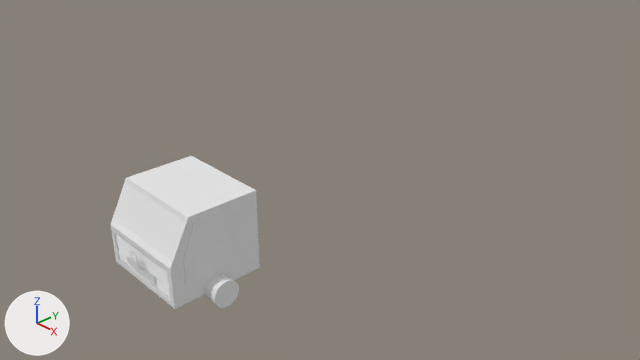
A saved change to the Blender file camion_bomberos.blend.
Rendered twice from the file's camera 'Camera'. Arrows for +X, +Y and +Z are at lower left; the lights stay in place.
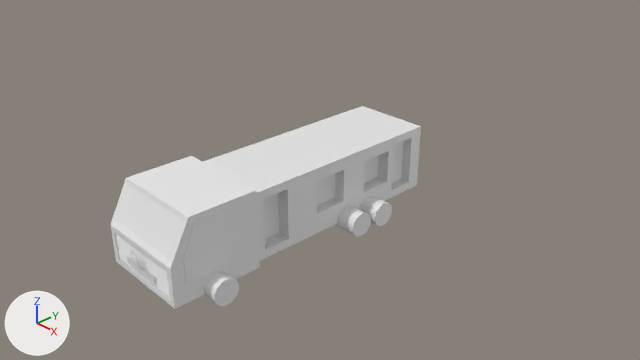
What the commit changed:
Mesh me_cube_003 is new.
It has 1696 vertices, 1556 faces and spans x -1.0..1.0, y -1.0..1.0, z -1.0..1.0.
Object 'Cylinder' (ob_cylinder) moves from (0.04, -2.14, -0.18) to (0.04, -2.14, -0.15).
Object 'Cube.003' (ob_cube_003) is new; it shows me_cube_003.
Its location is (0.01, 0.4, 0.36).
Its scale is (0.676, 1.83, 0.553).
Object 'Cylinder.001' (ob_cylinder_001) is new; it shows a copy of the mesh of ob_cylinder.
Its location is (0.04, 0.46, -0.15).
Its rotation in degrees is (0, 90, 0).
Its scale is (0.2, 0.2, 1.0).
Object 'Cylinder.002' (ob_cylinder_002) is new; it shows a copy of the mesh of ob_cylinder.
Its location is (0.04, 0.97, -0.16).
Its rotation in degrees is (0, 90, 0).
Its scale is (0.2, 0.2, 1.0).

Changed parts and their boxes [x1, y1, x2, y2] in the pictures (640 x 360 px):
'Cube.003', added: after [203, 106, 421, 261]
'Cylinder', moved: before [203, 273, 239, 308]; after [204, 271, 239, 306]
'Cylinder.001', added: after [335, 205, 371, 237]
'Cylinder.002', added: after [359, 195, 392, 226]
